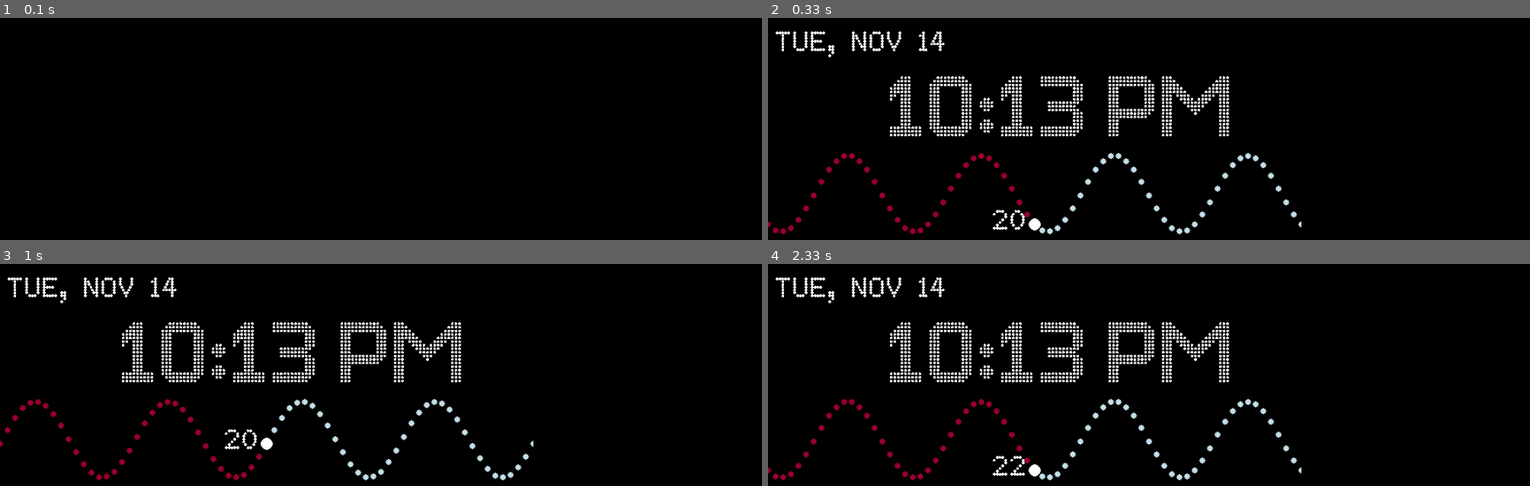
Above: before the commit, frames 1-4 (two rows, left to right).
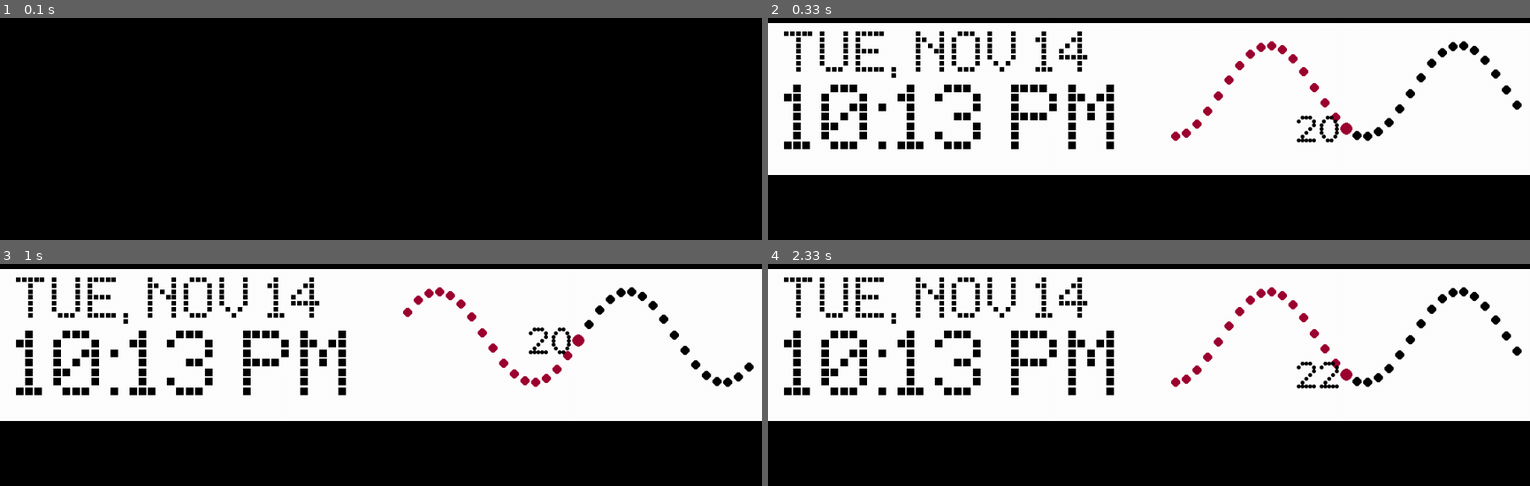
Above: after the commit, the same moments.

Repository: jdogmcsteezy/sinWaveClock
Game: pygame game, started from SinWaveClock.py
Same seed, same stepped clock (60 frames per second), same inputs: the game is played once before the commit and once after it.
Inputs:
- Up to frame 1 (0.1 s): no input
- Up to frame 2 (0.33 s): no input
- Up to frame 3 (1 s): no input
- Up to frame 4 (2.33 s): no input

Frame 1 is identical in both runs. In frame 2, 65% of the frame differs, in the area x 0-100%, y 2-98%; in frame 3, 65%; in frame 4, 65%.

Commit message:
added fonts and changed layout

Diff:
--- a/SinWaveClock.py
+++ b/SinWaveClock.py
@@ -8,25 +8,30 @@
   def __init__(self, height, width, bgColor, lnColor):
     pygame.Surface.__init__(self,(width, height))
     pygame.font.init()
-    self.sin_Length_ = self.get_width()
-    self.sin_DotProximity_ = 1
+    self.sin_Length_ = 451
+    self.sin_DotProximity_ = 14
+    self.sin_DotSize_ = 8
     self.sin_Period_ = .25
     self.sin_Frequency_ = 4
-    self.sin_Amplitude_ = 50 # in px
-    self.sin_YDisplacment_ = 0
-    self.sin_XDisplacment_ = 0
+    self.sin_Amplitude_ = 60 # in px
+    self.sin_YDisplacment_ = -10
+    self.sin_XDisplacment_ = 535
     self.sin_LnColor_ = lnColor
-    self.sin_LnRadius_ = 4
+    self.sin_LnRadius_ = 6
     self.bgColor_ = bgColor
     self.bgSurface_ = pygame.Surface((width, height))
-    self.secondsFont_ = pygame.font.Font((os.path.dirname(os.path.realpath(__file__)) + '/1979_dot_matrix.ttf'), 30)
-    self.dateTimeFont_ = pygame.font.Font((os.path.dirname(os.path.realpath(__file__)) + '/charlie_dotted.ttf'), 150)
+    self.datePosition_ = (20,10)
+    self.timePosition_ = (20,80)
+    self.secondsFont_ = pygame.font.Font((os.path.dirname(os.path.realpath(__file__)) + '/1979_dot_matrix.ttf'), 40)
+    self.dateFont_ = pygame.font.Font((os.path.dirname(os.path.realpath(__file__)) + '/lcddot_tr.ttf'), 125)
+    self.timeFont_ = pygame.font.Font((os.path.dirname(os.path.realpath(__file__)) + '/lcddot_tr.ttf'), 200)
     self.previousSec_ = int(time.time() % 60)
     self.previousTime_ = time.strftime('%I:%M %p')
     self.previousDate_ = time.strftime('%a, %b %d')
-    self.secondsSurface_ = self.secondsFont_.render(str(self.previousSec_), False, (255,255,255))
-    self.dateSurface_ = self.secondsFont_.render(str(self.previousDate_), False, (255,255,255))
-    self.timeSurface_ = self.dateTimeFont_.render(str(self.previousTime_), False, (255,255,255))
+    self.textColor_ = (0,0,0)
+    self.secondsSurface_ = self.secondsFont_.render(str(self.previousSec_), False, self.textColor_)
+    self.dateSurface_ = self.dateFont_.render(str(self.previousDate_).upper(), False, self.textColor_)
+    self.timeSurface_ = self.timeFont_.render(str(self.previousTime_), False, self.textColor_)
     self.bgSurface_.fill(bgColor)
     self.bgSurface_.convert()
     self.blit(self.bgSurface_, (0,0))
@@ -37,29 +42,30 @@
     currentDate = time.strftime('%a, %b %d')
     currentSecond = int(time.time() % 60)
     if self.previousSec_ != currentSecond:
-      self.secondsSurface_ = self.secondsFont_.render(str(currentSecond), False, (255,255,255))
+      self.secondsSurface_ = self.secondsFont_.render(str(currentSecond).rjust(2,'0'), False, self.textColor_)
       self.previousSec_ = currentSecond
     if self.previousDate_ != currentDate:
-      self.dateSurface_ = self.secondsFont_.render(str(self.previousDate_), False, (255,255,255))
+      self.dateSurface_ = self.dateFont_.render(str(currentDate).upper(), False, self.textColor_)
       self.previousDate_ = currentDate
     if self.previousTime_ != currentTime:
-      self.timeSurface_ = self.dateTimeFont_.render(str(self.previousTime_), False, (255,255,255))
+      self.timeSurface_ = self.timeFont_.render(str(currentTime), False, self.textColor_)
       self.previousTime_ = currentTime
 
     self.blit(self.bgSurface_, (0,0))
     for x in range(0, self.sin_Length_, self.sin_DotProximity_):
-        y = int((self.get_height()/2) + self.sin_Amplitude_*math.sin(self.sin_Frequency_*((float(x)/self.get_width())*(2*math.pi) + ((self.sin_Period_*time.time()*math.pi))))) + self.sin_YDisplacment_
-        pygame.draw.circle(self, self.sin_LnColor_, (x + self.sin_XDisplacment_,y), self.sin_LnRadius_)
-        if (x - (self.sin_Length_)/2) < self.sin_DotProximity_/2 :
-          pygame.draw.circle(self, (158,0,49), (x + self.sin_XDisplacment_,y), 4)
+        y = int((self.get_height()/2) + self.sin_Amplitude_*math.sin(self.sin_Frequency_*((float(x)/self.get_width())*(2*math.pi) + ((self.sin_Period_*time.time()*math.pi - 1.4))))) + self.sin_YDisplacment_
+        if (x - (self.sin_Length_)/2) > self.sin_DotProximity_/2 :
+          pygame.draw.circle(self, self.sin_LnColor_, (x + self.sin_XDisplacment_,y), self.sin_LnRadius_)
+        elif (x - (self.sin_Length_)/2) < self.sin_DotProximity_/2 :
+          pygame.draw.circle(self, (158,0,49), (x + self.sin_XDisplacment_,y), self.sin_LnRadius_)
         if (abs(x - (self.sin_Length_)/2) < self.sin_DotProximity_/2) and (y < self.sin_YDisplacment_ + (self.get_height()/2)) :
-          pygame.draw.circle(self, (255,255,255), (x + self.sin_XDisplacment_,y), 8)
-          self.blit(self.secondsSurface_,(x + self.sin_XDisplacment_ - 55,y - 20))
+          pygame.draw.circle(self, (0,0,0), (x + self.sin_XDisplacment_,y), self.sin_DotSize_)
+          self.blit(self.secondsSurface_,(x + self.sin_XDisplacment_ - 65,y - 17))
         elif (abs(x - (self.sin_Length_)/2) < self.sin_DotProximity_/2) and (y >= self.sin_YDisplacment_ + (self.get_height()/2)):
-          pygame.draw.circle(self, (255,255,255), (x + self.sin_XDisplacment_,y), 8)
-          self.blit(self.secondsSurface_,(x + self.sin_XDisplacment_ - 55,y - 20))
-        self.blit(self.dateSurface_, (10, 10))
-        self.blit(self.timeSurface_, (160, 45))
+          pygame.draw.circle(self, (158,0,49), (x + self.sin_XDisplacment_,y), self.sin_DotSize_)
+          self.blit(self.secondsSurface_,(x + self.sin_XDisplacment_ - 65,y - 17))
+        self.blit(self.dateSurface_, self.datePosition_)
+        self.blit(self.timeSurface_, self.timePosition_)
     return self
 
 
@@ -74,22 +80,14 @@
 clock.tick(15)
 mainScreen = pygame.display.set_mode((1000,1000))
 #  ___________________ YOU CAN EDIT ALL OF THESE ______________________
-test = SinWaveClock(300, 700, (0,0,0), (198,225,234))
-test.sin_Length_ += 5
-test.sin_DotProximity_ = 10
-test.sin_Period_ = .25
-test.sin_Frequency_ = 4
-test.sin_Amplitude_ = 50 # in px
-test.sin_YDisplacment_ = 75
-test.sin_XDisplacment_ = 0
+test = SinWaveClock(200, 1000, (255,255,255), (0,0,0))
 pygame.display.update(test.get_rect())
+
 running = True
 while running:
   clock.tick(30)
   print(int(time.time() % 60))
   mainScreen.blit(test.update(),(0,20))
-
-
   for event in pygame.event.get():
     if event.type == pygame.QUIT or event.type == pygame.KEYDOWN:
       running = False
Binary file added: lcddot_tr.ttf
